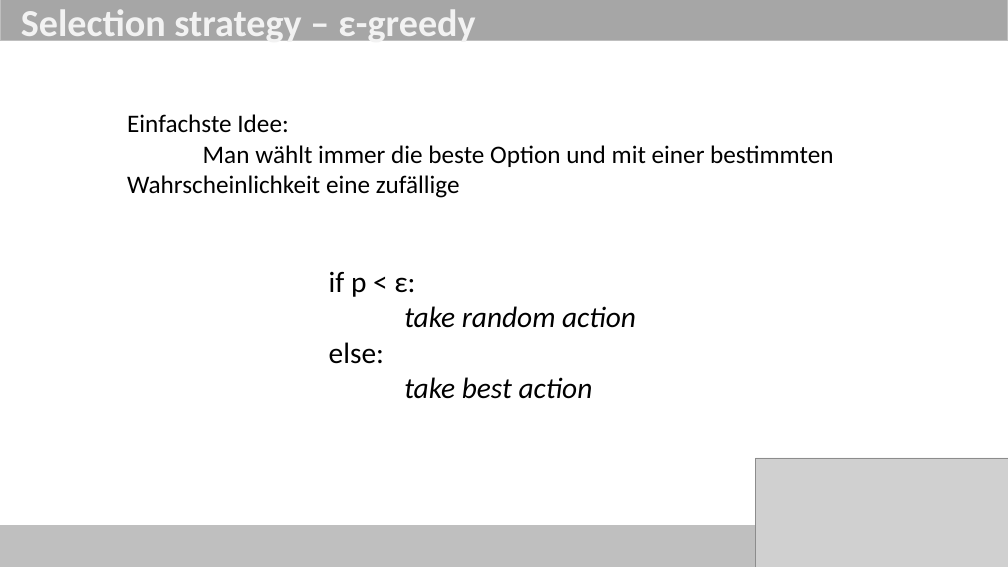
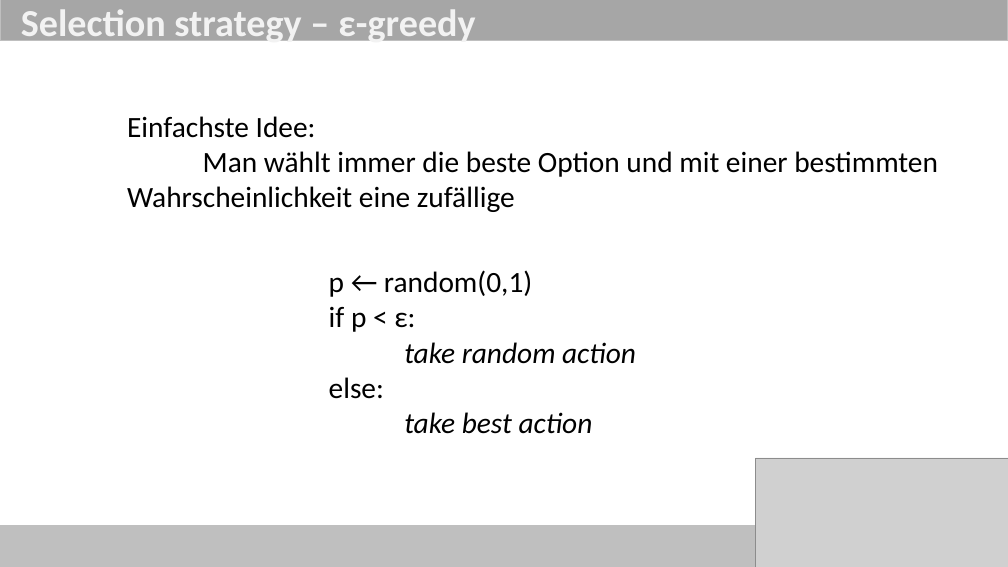
Before and after one commit to ob-algdatii-ss18/leistungsnachweis-firststeptoworlddomination, a slide deck: slide 12 of Reinforcement Learning.pptx (slide 10 before the commit). Drawn at 1008x567 pixels with LibreOffice and Linux fonts; fonts in the diff are those of the drawing; grey boxes stand for pictures. Boxes give left, top, right and bottom in pixels: in the first picture for what was removed or moved away, otherwise in the second. Text is boxed around its words. In the diff, an @@ line names an element or a change of style, - is before the commit and + after.

```diff
--- a/Reinforcement Learning.pptx
+++ b/Reinforcement Learning.pptx
@@ text "Einfachste Idee:" at (x1=127, y1=116, x2=938, y2=212): size 24 to 28 pt @@
@@ text at (x1=329, y1=270, x2=532, y2=297): paragraph added @@
+p ← random(0,1)
```
Also in this commit, not shown: 8 other slides changed, 2 slides added.
